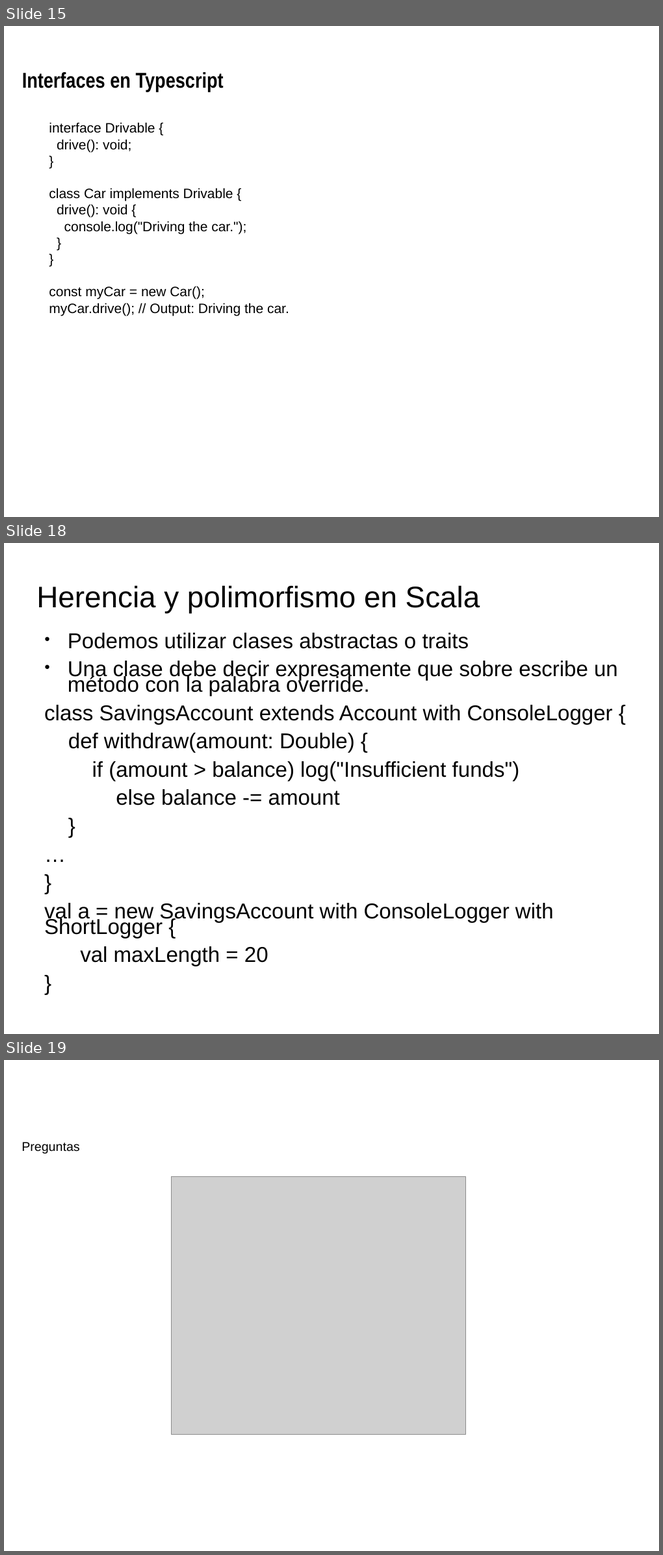
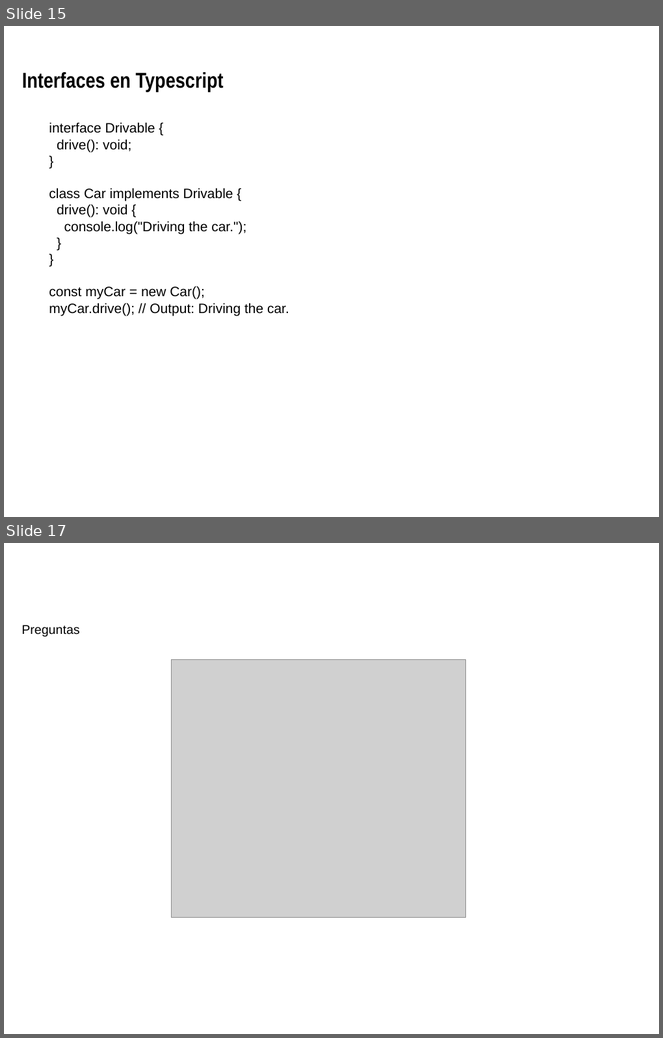
Before and after one commit to totis023/paradigmaUAP2025, a slide deck: objetos/poo_2.odp. Shown one above the other, each under a label of ours: slides 15, 18 and 19 before the commit, slides 15 and 17 after it; the slides between them are not shown. The pictures are 663x1555 and 663x1038 pixels, drawn with LibreOffice and Linux fonts; fonts in the diff are those of the drawing; grey boxes stand for pictures; background and template pictures are left out. Boxes give left, top, right and bottom in pixels: in the first picture for what was removed or moved away, otherwise in the second. Text is boxed around its words. In the diff, an @@ line names an element or a change of style, - is before the commit and + after.

Commit message:
clase 2

```diff
--- a/objetos/poo_2.odp
+++ b/objetos/poo_2.odp
@@ slide 18 removed at bbox=[4, 543, 659, 1034], background picture (left out) @@
@@ text removed at bbox=[36, 585, 480, 613] @@
-Herencia y polimorfismo en Scala
@@ text removed at bbox=[44, 633, 618, 967] @@
-● Podemos utilizar clases abstractas o traits
-● Una clase debe decir expresamente que sobre escribe un método con la palabra override.
-class SavingsAccount extends Account with ConsoleLogger {
-def withdraw(amount: Double) {
-if (amount > balance) log("Insufficient funds")
-else balance -= amount
-}
-…
-}
-val a = new SavingsAccount with ConsoleLogger with ShortLogger {
-val maxLength = 20
-}
@@ what was slide 19 is now slide 17 @@
```
Also in this commit, not shown: 3 slides changed, 2 slides added, 3 other slides removed, 4 other files.
